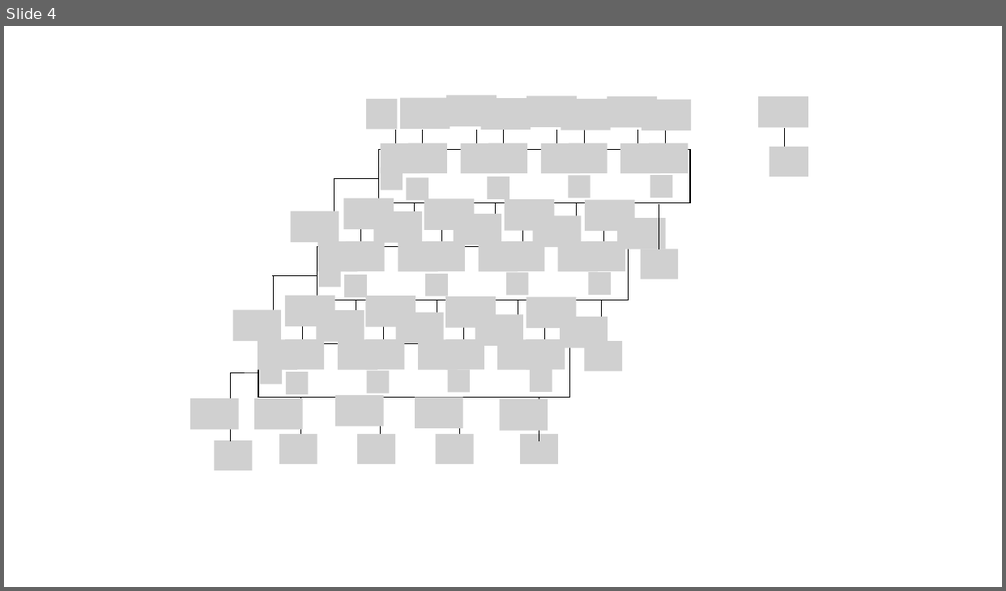
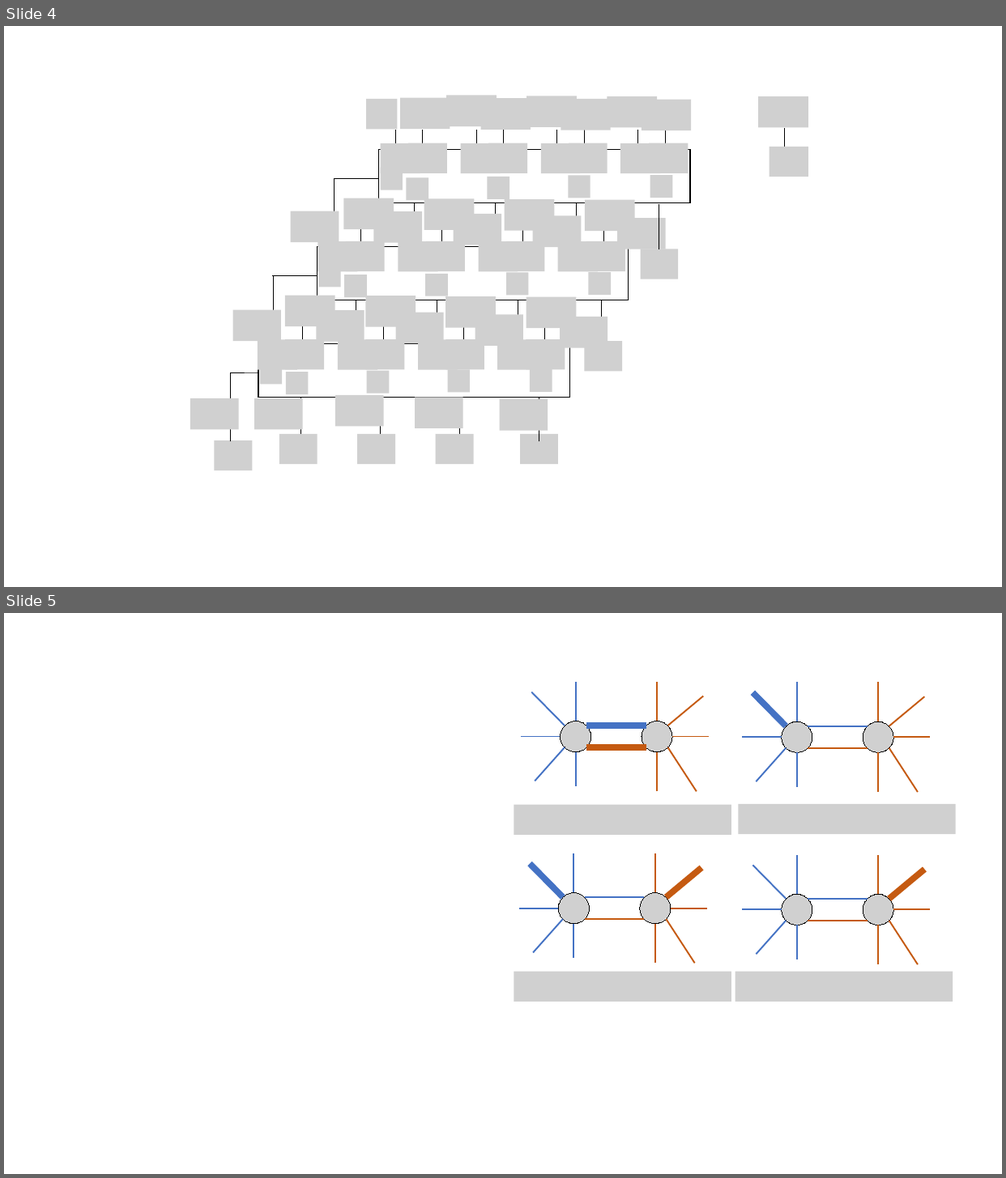
Before and after one commit to nakanocs/qbpp, a slide deck: docs/images/QUBO++images.pptx. Shown one above the other, each under a label of ours: slide 4 before the commit, slides 4 and 5 after it. The pictures are 1006x591 and 1006x1178 pixels, drawn with LibreOffice and Linux fonts; fonts in the diff are those of the drawing; grey boxes stand for pictures. Boxes give left, top, right and bottom in pixels: in the first picture for what was removed or moved away, otherwise in the second. Text is boxed around its words. In the diff, an @@ line names an element or a change of style, - is before the commit and + after.

```diff
--- a/docs/images/QUBO++images.pptx
+++ b/docs/images/QUBO++images.pptx
@@ slide 5 added at (4, 613, 1002, 1174), background #FFFFFF @@
@@ group added at (521, 682, 710, 791): 12 lines, 2 pictures @@
@@ group added at (742, 682, 930, 792): 12 lines, 2 pictures @@
@@ picture added at (513, 805, 731, 835) @@
@@ picture added at (739, 804, 957, 834) @@
@@ group added at (519, 854, 708, 964): 12 lines, 2 pictures @@
@@ group added at (742, 855, 930, 965): 12 lines, 2 pictures @@
@@ picture added at (513, 972, 731, 1002) @@
@@ picture added at (735, 972, 953, 1002) @@
```
Also in this commit, not shown: 6 other files.
